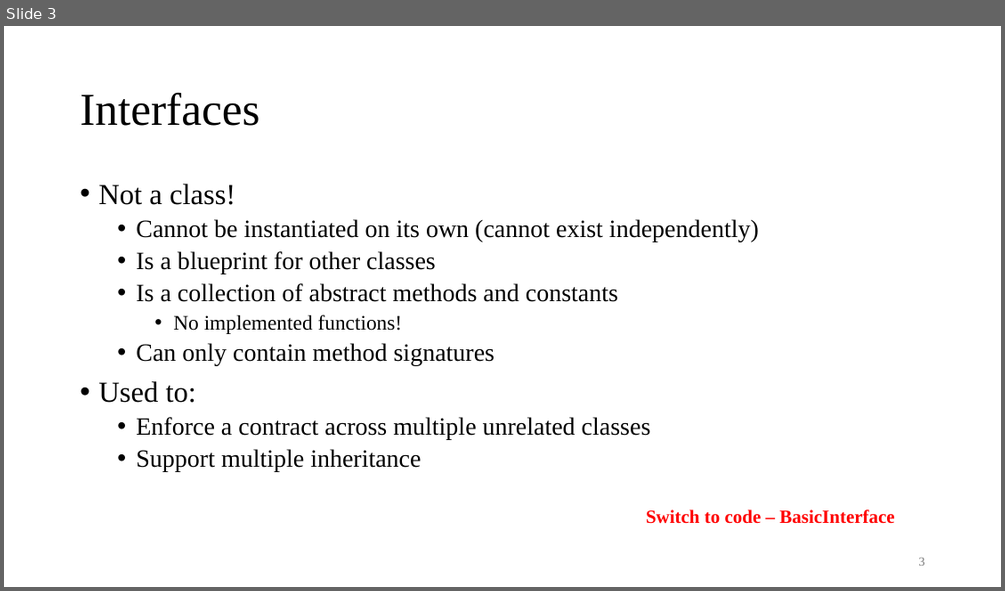
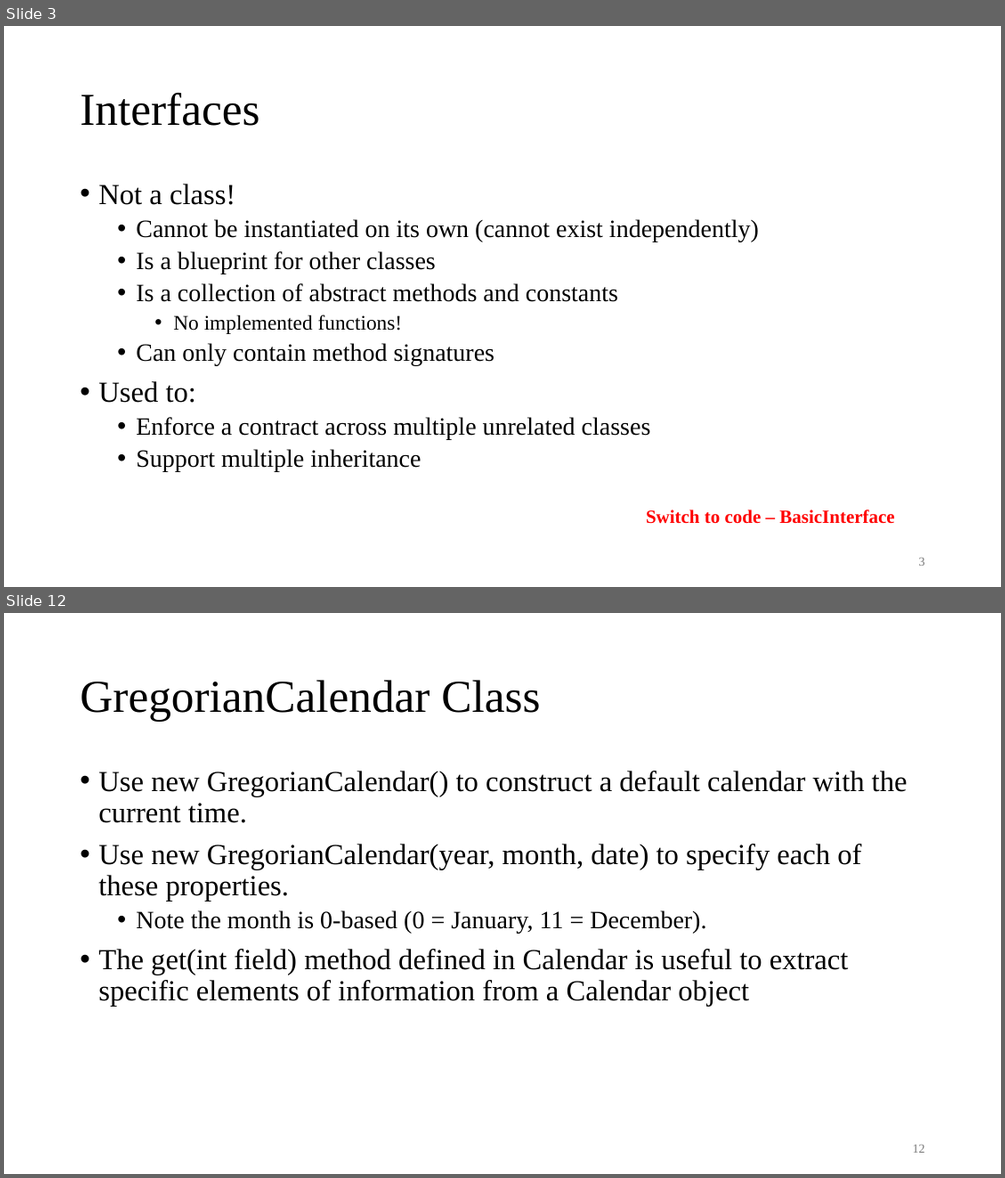
Before and after one commit to AughdonBreslin/CS501IntroToJava, a slide deck: Lectures/12_Abstract_Classes_&_Interfaces.pptx. Shown one above the other, each under a label of ours: slide 3 before the commit, slides 3 and 12 after it; the slides between them are not shown. The pictures are 1005x591 and 1005x1178 pixels, drawn with LibreOffice and Linux fonts; fonts in the diff are those of the drawing. Boxes give left, top, right and bottom in pixels: in the first picture for what was removed or moved away, otherwise in the second. Text is boxed around its words. In the diff, an @@ line names an element or a change of style, - is before the commit and + after.

```diff
--- a/Lectures/12_Abstract_Classes_&_Interfaces.pptx
+++ b/Lectures/12_Abstract_Classes_&_Interfaces.pptx
@@ slide 12 added at bbox=[4, 613, 1001, 1174], background #FFFFFF @@
@@ title added at bbox=[80, 680, 540, 721], 44 pt, text #000000 @@
+GregorianCalendar Class
@@ text added at bbox=[98, 771, 907, 1006], 28 pt, text #000000 @@
+• Use new GregorianCalendar() to construct a default calendar with the current time.
+• Use new GregorianCalendar(year, month, date) to specify each of these properties.
+  • Note the month is 0-based (0 = January, 11 = December).
+• The get(int field) method defined in Calendar is useful to extract specific elements of information from a Calendar object
@@ page number added at bbox=[913, 1144, 925, 1152], 12 pt, text #797979 @@
+12
```
Also in this commit, not shown: 23 other slides added, 23 other files.
